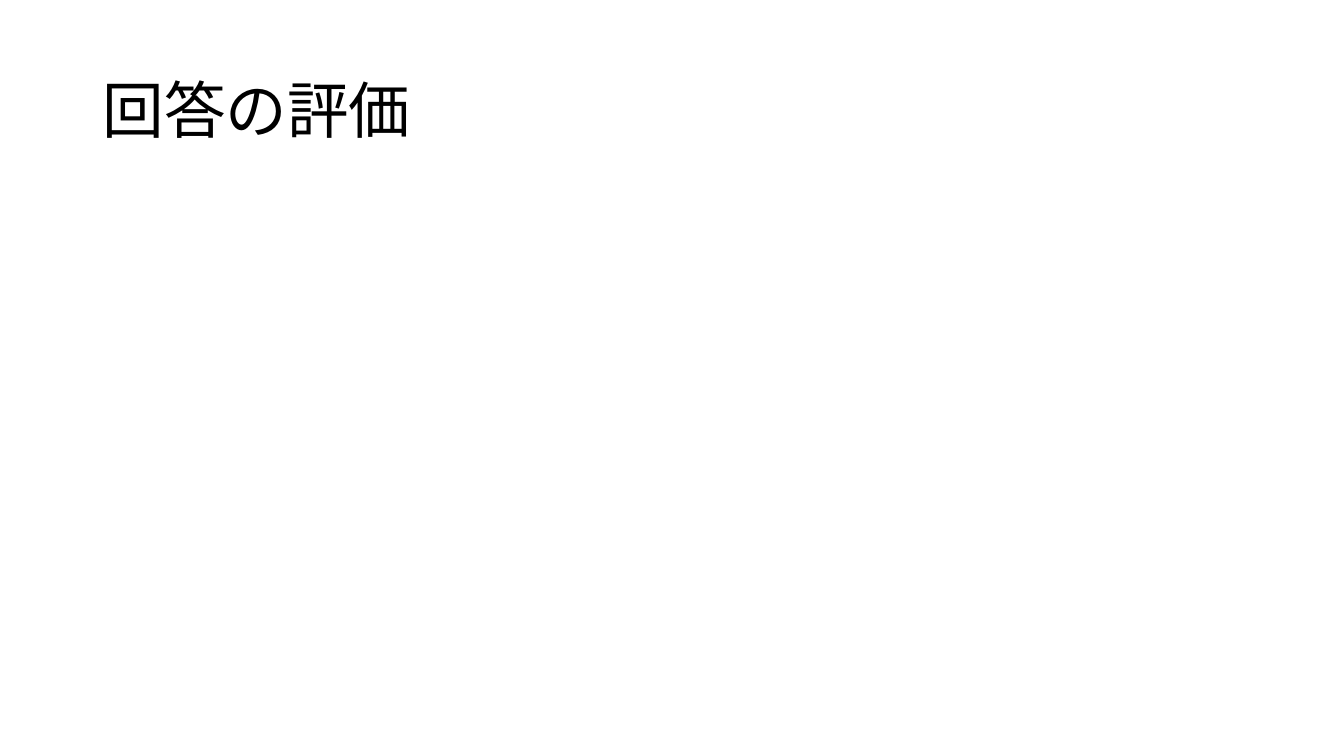
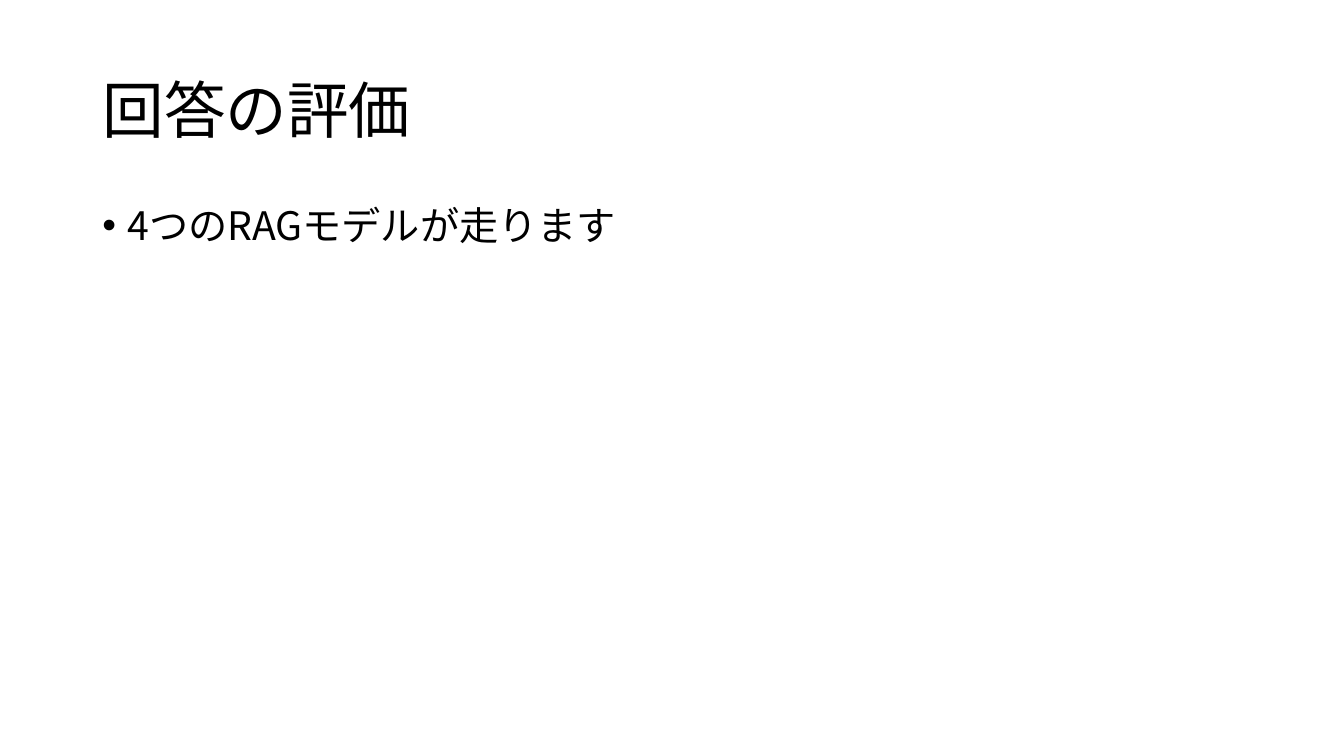
Before and after one commit to flymywife/Meta-CommunicationRAG, a slide deck: slide 12 of mcrag-app-mcp/sample/MCRAG_mcp_マニュアル.pptx (slide 10 before the commit). Drawn at 1344x756 pixels with LibreOffice and Linux fonts; fonts in the diff are those of the drawing. Boxes give left, top, right and bottom in pixels: in the first picture for what was removed or moved away, otherwise in the second. Text is boxed around its words. In the diff, an @@ line names an element or a change of style, - is before the commit and + after.

```diff
--- a/mcrag-app-mcp/sample/MCRAG_mcp_マニュアル.pptx
+++ b/mcrag-app-mcp/sample/MCRAG_mcp_マニュアル.pptx
@@ text added at box(128, 206, 616, 243), 28 pt, text #000000 @@
+• 4つのRAGモデルが走ります
```
Also in this commit, not shown: 7 other slides changed, 2 slides added, 23 other files.
